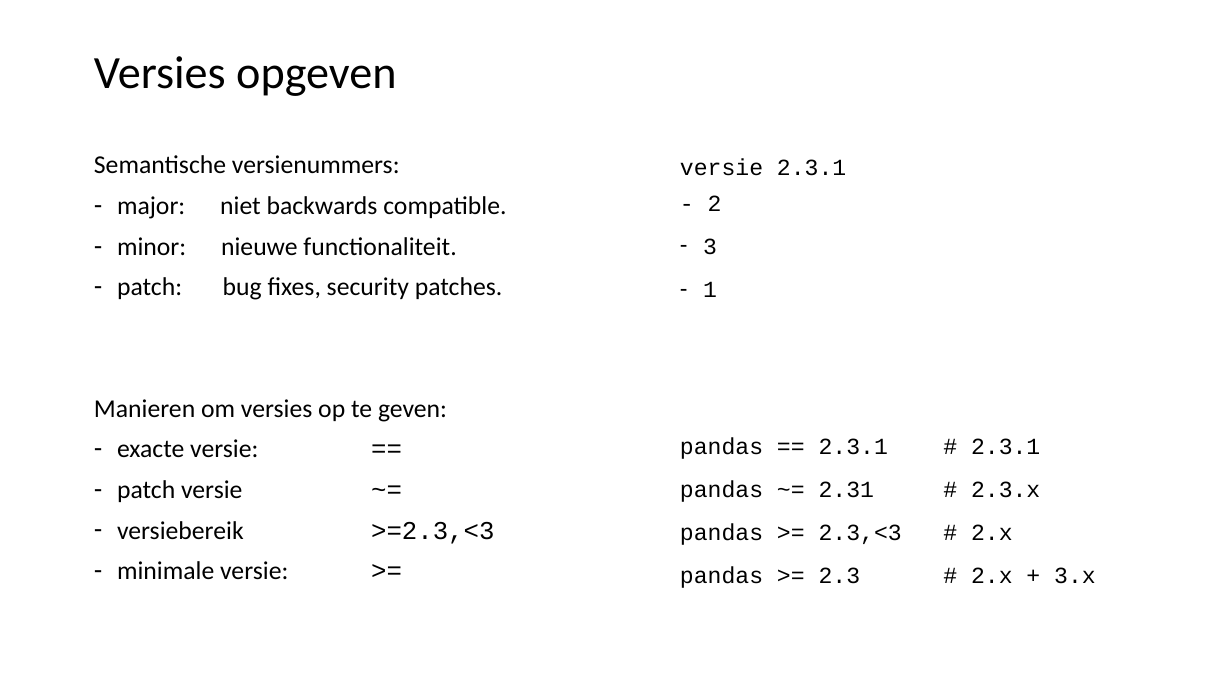
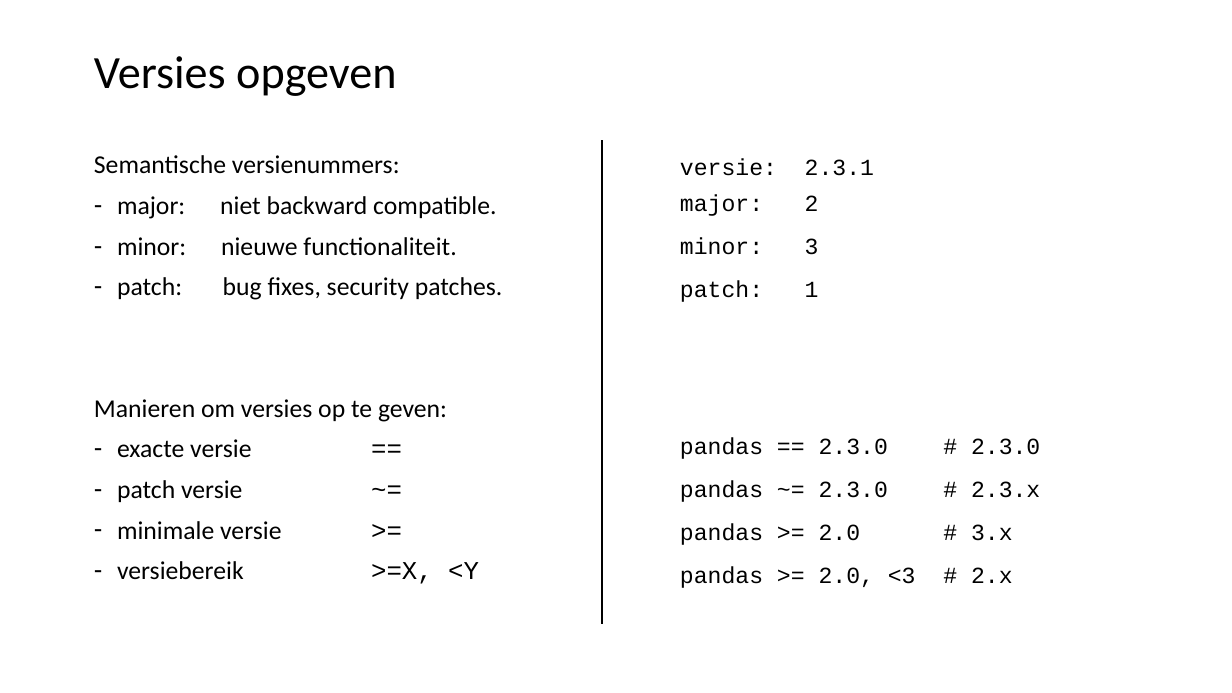
Before and after one commit to LFKoning/knowledge-sharing, a slide deck: slide 25 of python_course_4p/1_venv_package/1_venv_package.pptx. Drawn at 1232x693 pixels with LibreOffice and Linux fonts; fonts in the diff are those of the drawing. Boxes give left, top, right and bottom in pixels: in the first picture for what was removed or moved away, otherwise in the second. Text is boxed around its words. In the diff, an @@ line names an element or a change of style, - is before the commit and + after.

```diff
--- a/python_course_4p/1_venv_package/1_venv_package.pptx
+++ b/python_course_4p/1_venv_package/1_venv_package.pptx
@@ line added from (603, 140) to (603, 625), #000000 1.5 pt @@
@@ text at bbox=[680, 158, 1040, 588]: text changed @@
-versie 2.3.1
-- 2
-– 3
-– 1
-pandas == 2.3.1 # 2.3.1
-pandas ~= 2.31 # 2.3.x
-pandas >= 2.3,<3 # 2.x
-pandas >= 2.3 # 2.x + 3.x
+versie: 2.3.1
+major: 2
+minor: 3
+patch: 1
+pandas == 2.3.0 # 2.3.0
+pandas ~= 2.3.0 # 2.3.x
+pandas >= 2.0 # 3.x
+pandas >= 2.0, <3 # 2.x
@@ text at bbox=[117, 196, 496, 219]: text changed @@
-– major: niet backwards compatible.
+– major: niet backward compatible.
@@ text at bbox=[117, 439, 251, 458]: text changed @@
-– exacte versie: ==
+– exacte versie ==
@@ text at bbox=[117, 521, 479, 584]: text changed @@
-– versiebereik >=2.3,<3
-– minimale versie: >=
+– minimale versie >=
+– versiebereik >=X, <Y
```
Also in this commit, not shown: 25 other slides changed, 1 slide added, 6 other files.
